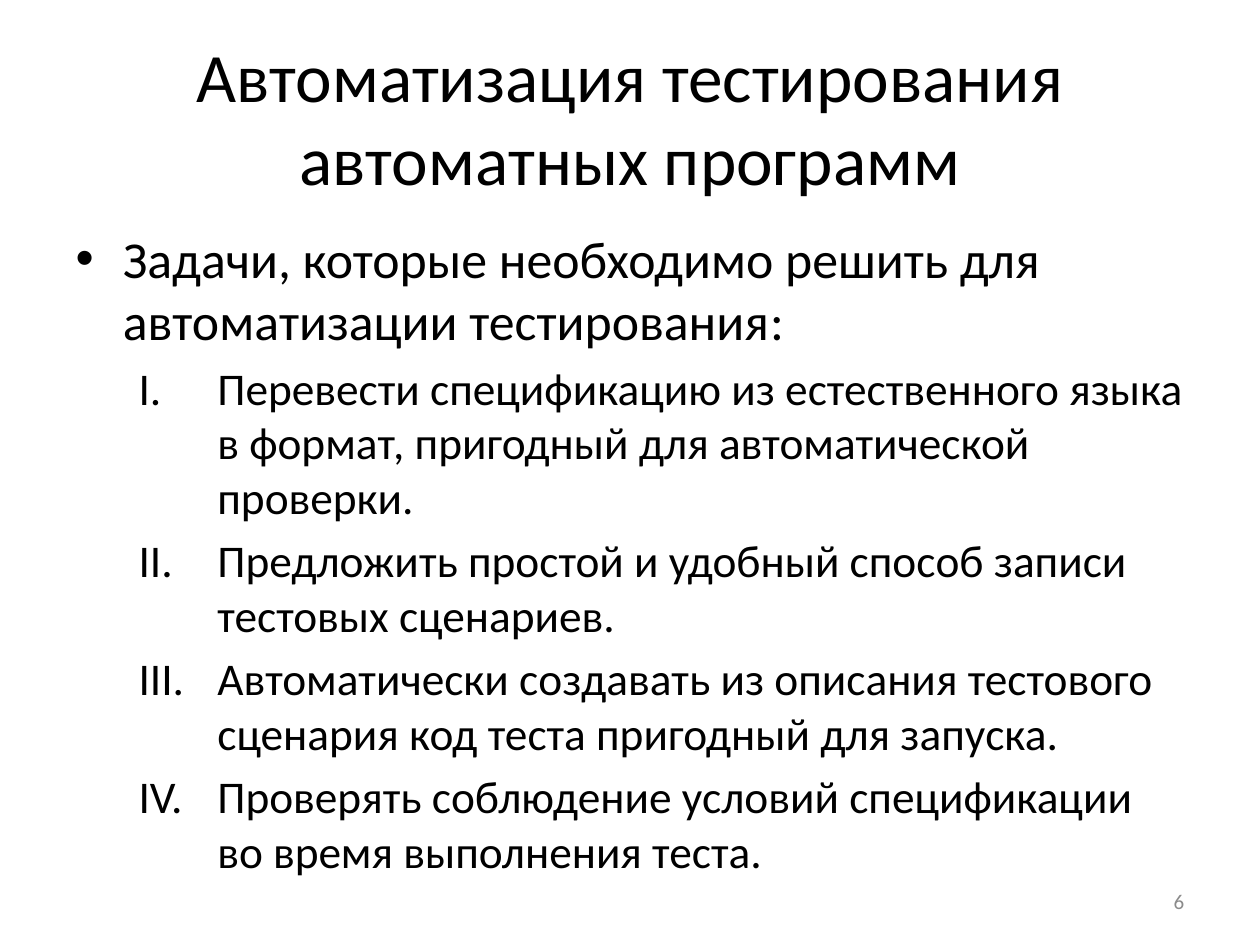
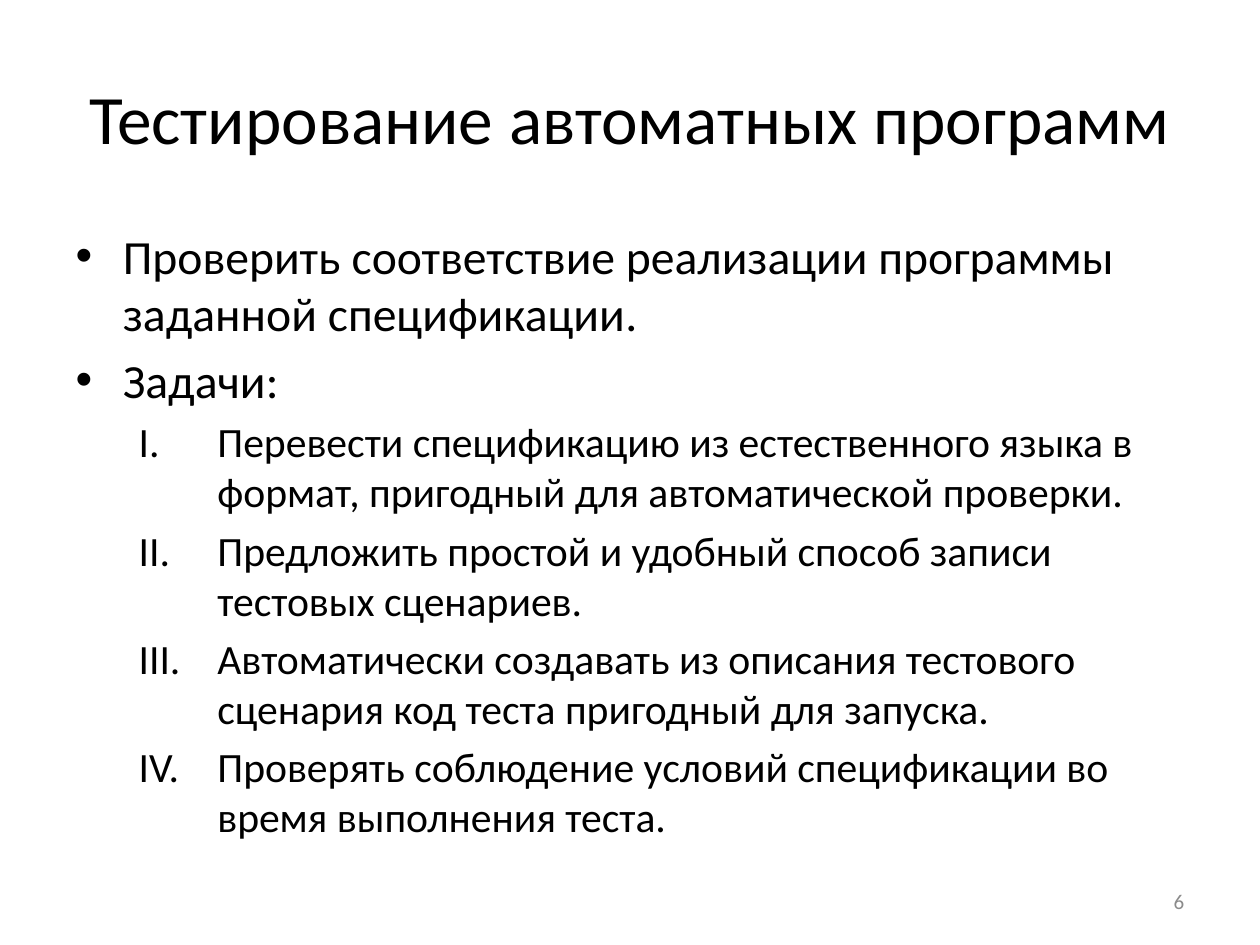
Before and after one commit to nohoper/masters, a slide deck: slide 6 of kmu.pptx. Drawn at 1260x945 pixels with LibreOffice and Linux fonts; fonts in the diff are those of the drawing. Boxes give left, top, right and bottom in pixels: in the first picture for what was removed or moved away, otherwise in the second. Text is boxed around its words. In the diff, an @@ line names an element or a change of style, - is before the commit and + after.

```diff
--- a/kmu.pptx
+++ b/kmu.pptx
@@ title at [90, 99, 1169, 156]: text changed @@
-Автоматизация тестирования автоматных программ
+Тестирование автоматных программ
@@ text at [123, 243, 1113, 406]: text changed; size 29.6 to 27.2 pt @@
-• Задачи, которые необходимо решить для автоматизации тестирования:
+• Проверить соответствие реализации программы заданной спецификации.
+• Задачи:
@@ text at [217, 429, 1132, 839]: size 25.9 to 23.8 pt in "Перевести спецификацию из естественного языка в формат, ...", "Предложить простой и удобный способ записи тестовых ...", "Автоматически создавать из описания тестового сценария код ...", "Проверять соблюдение условий спецификации во время выполнени ..." @@
```
Also in this commit, not shown: 15 other slides changed, 4 slides added, 1 slide removed.
